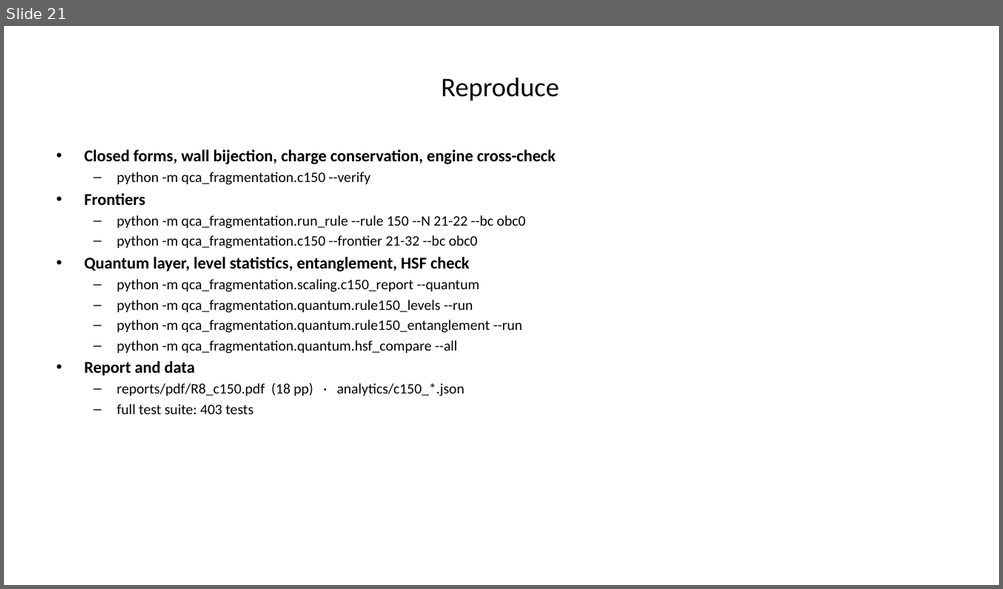
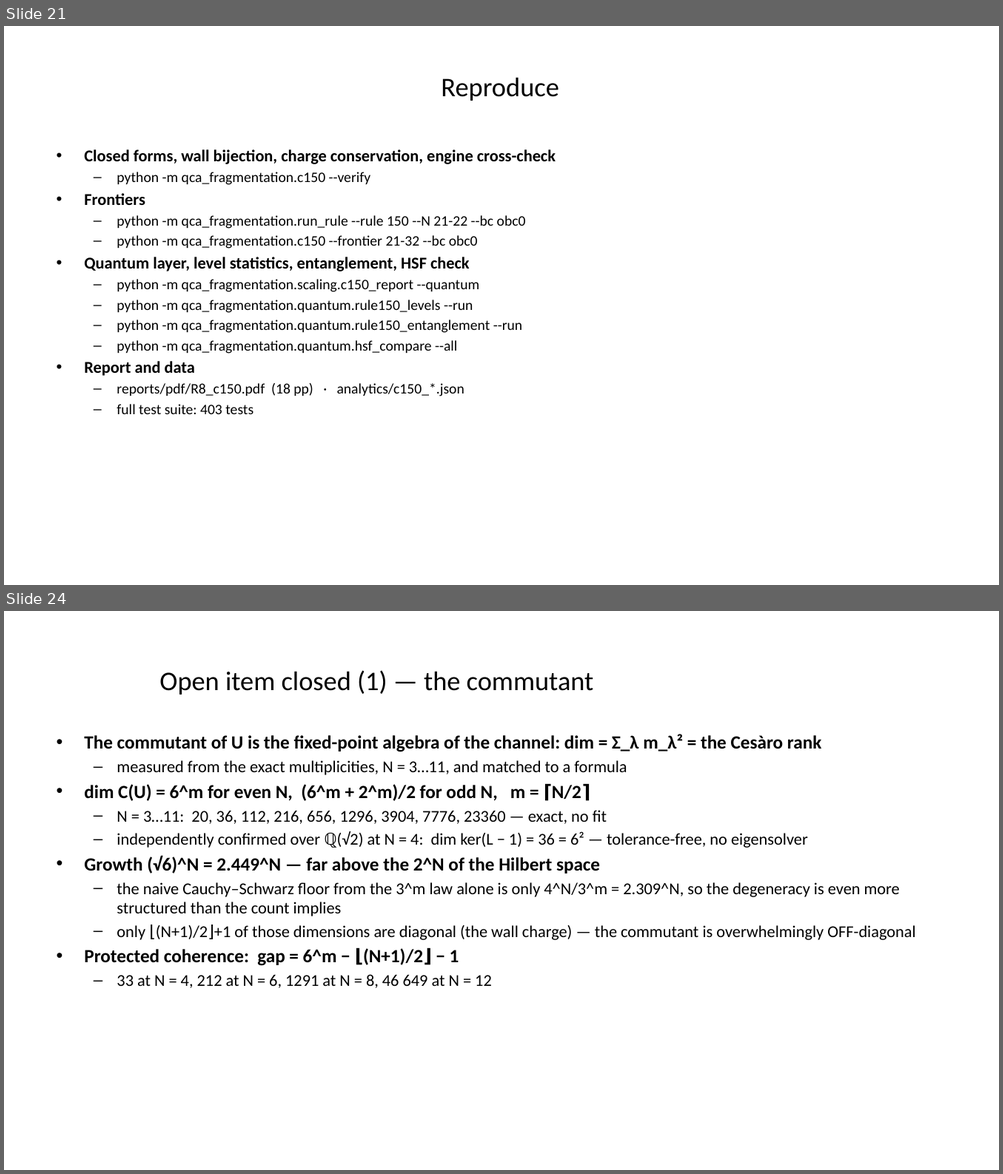
Before and after one commit to mkm2/sector_analysis_tier1, a slide deck: reports/slides/C150_discussion.pptx. Shown one above the other, each under a label of ours: slide 21 before the commit, slides 21 and 24 after it; the slides between them are not shown. The pictures are 1003x589 and 1003x1174 pixels, drawn with LibreOffice and Linux fonts; fonts in the diff are those of the drawing. Boxes give left, top, right and bottom in pixels: in the first picture for what was removed or moved away, otherwise in the second. Text is boxed around its words. In the diff, an @@ line names an element or a change of style, - is before the commit and + after.

```diff
--- a/reports/slides/C150_discussion.pptx
+++ b/reports/slides/C150_discussion.pptx
@@ slide 24 added at bbox=[4, 611, 999, 1170], background #FFFFFF @@
@@ title added at bbox=[159, 670, 594, 695], 26 pt, text #000000 @@
+Open item closed (1) — the commutant
@@ text added at bbox=[84, 734, 915, 988], 16 pt, text #000000 @@
+• The commutant of U is the fixed-point algebra of the channel: dim = Σ_λ m_λ² = the Cesàro rank
+  – measured from the exact multiplicities, N = 3…11, and matched to a formula
+• dim C(U) = 6^m for even N, (6^m + 2^m)/2 for odd N, m = ⌈N/2⌉
+  – N = 3…11: 20, 36, 112, 216, 656, 1296, 3904, 7776, 23360 — exact, no fit
+  – independently confirmed over ℚ(√2) at N = 4: dim ker(L − 1) = 36 = 6² — tolerance-free, no eigensolver
+• Growth (√6)^N = 2.449^N — far above the 2^N of the Hilbert space
+  – the naive Cauchy–Schwarz floor from the 3^m law alone is only 4^N/3^m = 2.309^N, so the degeneracy is even more structured than the count implies
+  – only ⌊(N+1)/2⌋+1 of those dimensions are diagonal (the wall charge) — the commutant is overwhelmingly OFF-diagonal
+• Protected coherence: gap = 6^m − ⌊(N+1)/2⌋ − 1
+  – 33 at N = 4, 212 at N = 6, 1291 at N = 8, 46 649 at N = 12
```
Also in this commit, not shown: 7 other slides added, 1 other file.
